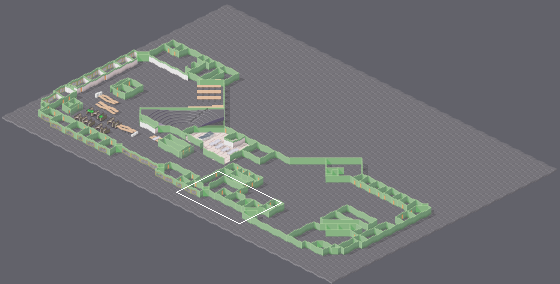
An edit to a level. Tiled map, map.tmx. Above, an overview of the earlier version with the close-up marked.
Close-up. Before the edit:
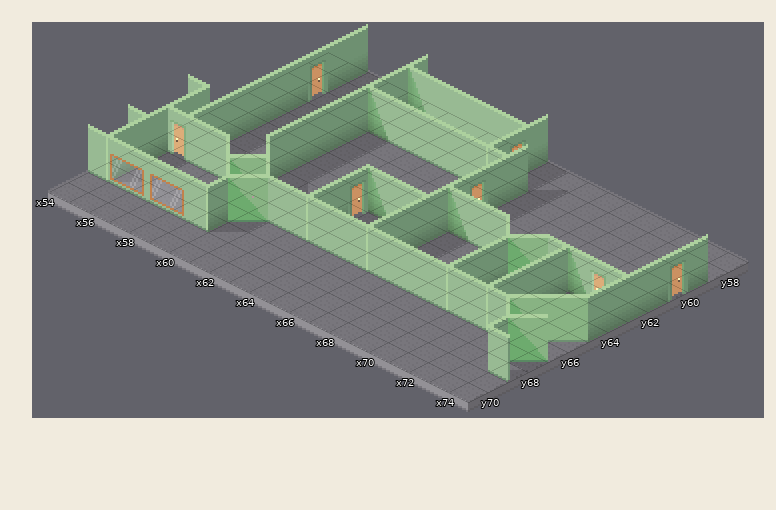
Cells are 20x10 px. Isometric: x runs down to the right, y down to the left. Shown: x 54..74, y 57..70. The commit also changed other parts of the map, which this record leaves out. Tiles whose own drawing changed are shown in their newer look in all pictures.
Now the later version:
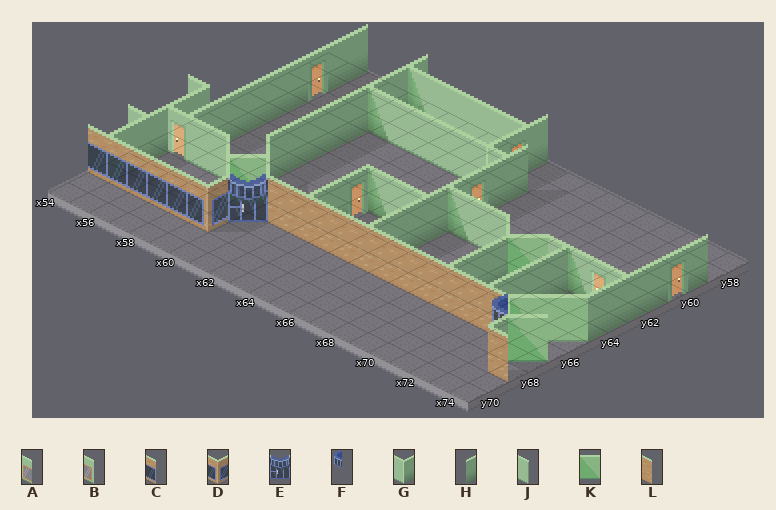
Key: from "doors": A 9, B 10, C 19, D 25, E 26, F 27; from "wall": G 1, H 2, J 3, K 10, L 23.
_ is an empty cell, . an unchanged one.
The commit says: Adding skinny tables, outer walls/windows
The exact change:
layer "Shadow" opacity 15% -> 10%
--- layer "Walls"
@@ x 54..74 @@
-66 .......JGJJGJJJGJGJ..
-67 ......K..............
-68 GABABG..............J
+66 ......._H__H___H_H_..
+67 ......_..............
+68 H_____.............._
--- layer "Wall (over)"
@@ x 54..74 @@
-66 .......____________..
-67 ......_............_.
-68 ______.............__
+66 .......LLLLLLLLLLLL..
+67 ......E............F.
+68 CCCCCD.............HL
